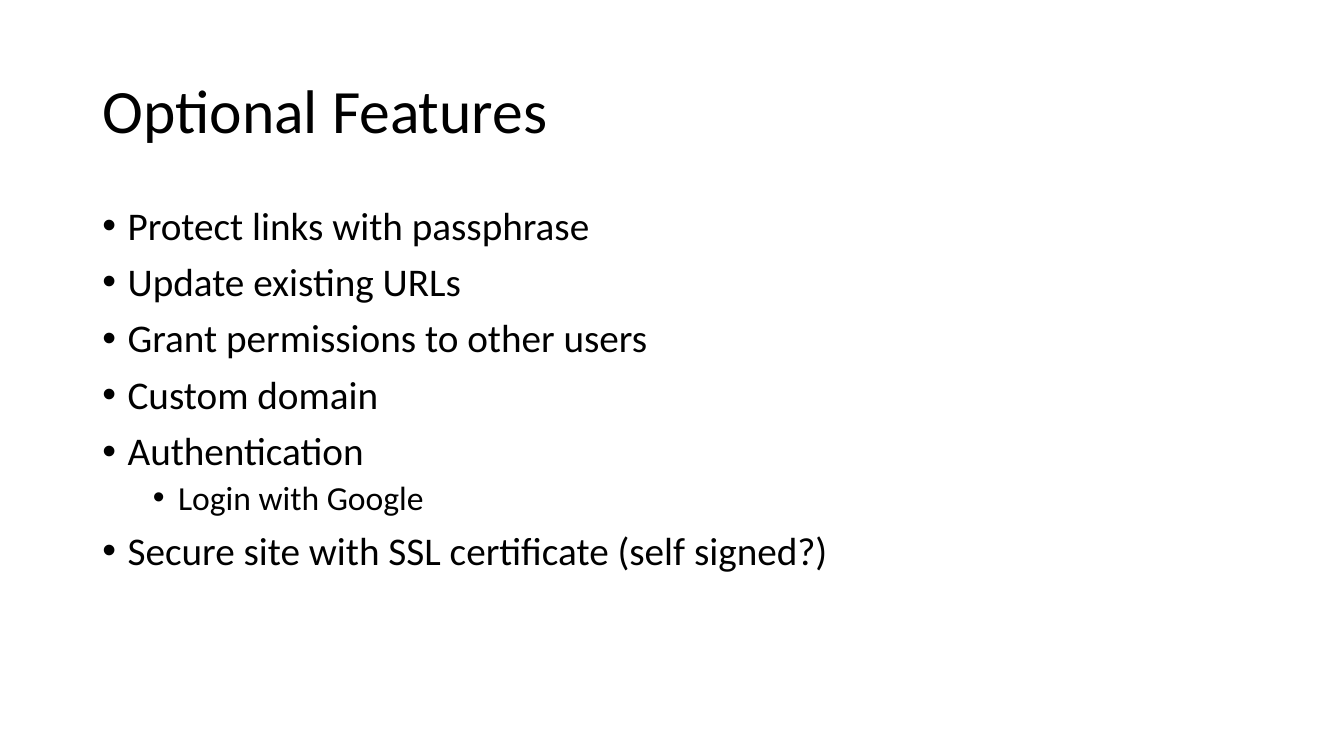
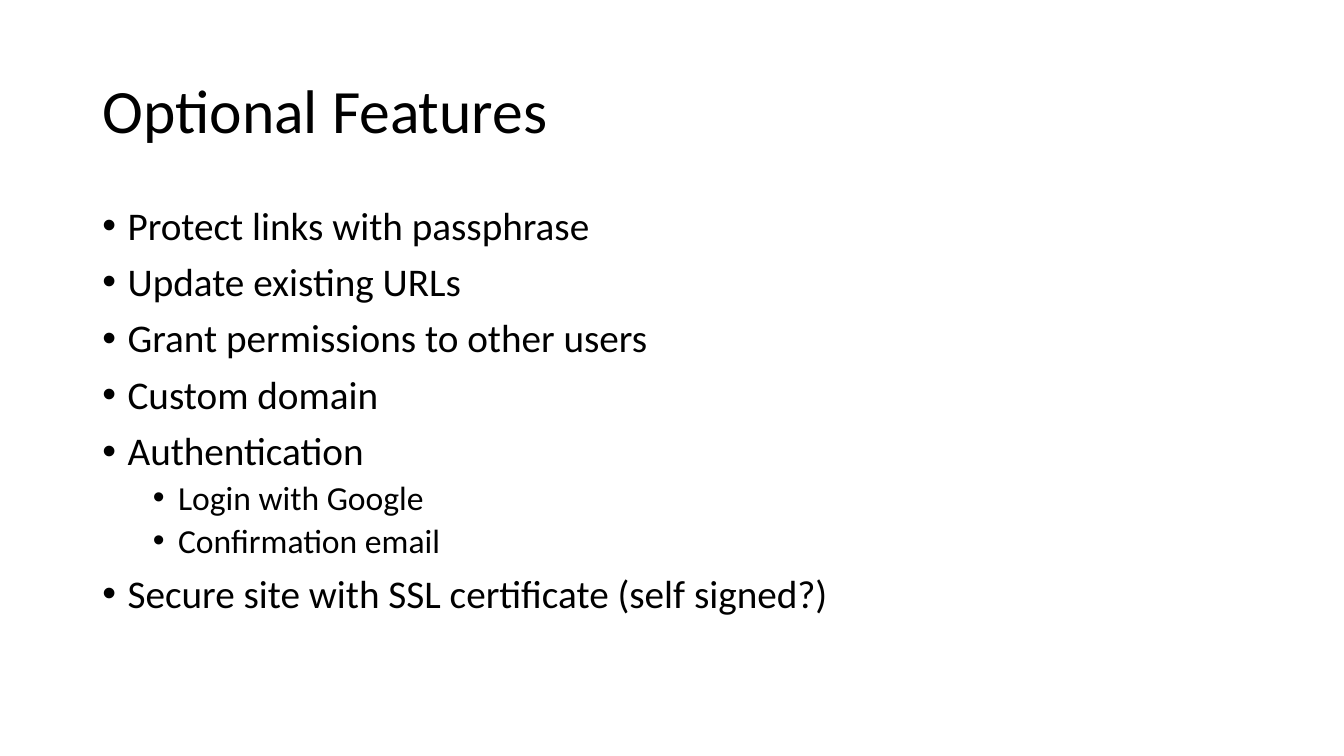
Before and after one commit to Assaf-Alon/url-shortener, a slide deck: slide 5 of administrative/design.pptx. Drawn at 1344x756 pixels with LibreOffice and Linux fonts; fonts in the diff are those of the drawing. Boxes give left, top, right and bottom in pixels: in the first picture for what was removed or moved away, otherwise in the second. Text is boxed around its words. In the diff, an @@ line names an element or a change of style, - is before the commit and + after.

```diff
--- a/administrative/design.pptx
+++ b/administrative/design.pptx
@@ text at [178, 529, 440, 554]: paragraph added @@
+  • Confirmation email
```
Also in this commit, not shown: 2 other slides changed.
